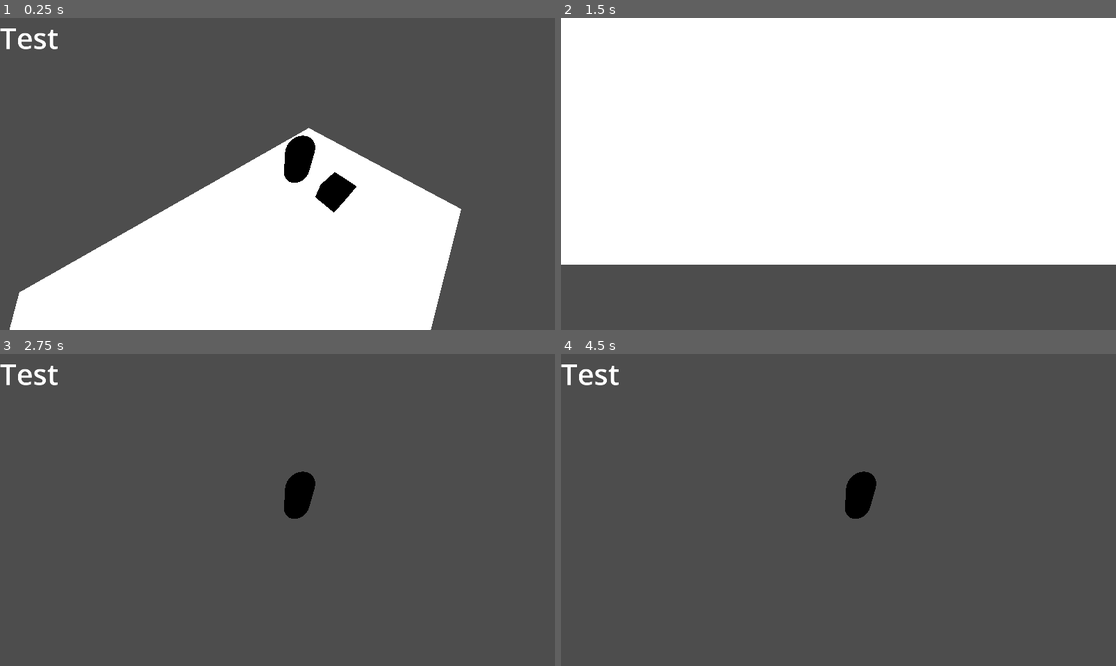
Above: before the commit, frames 1-4 (two rows, left to right).
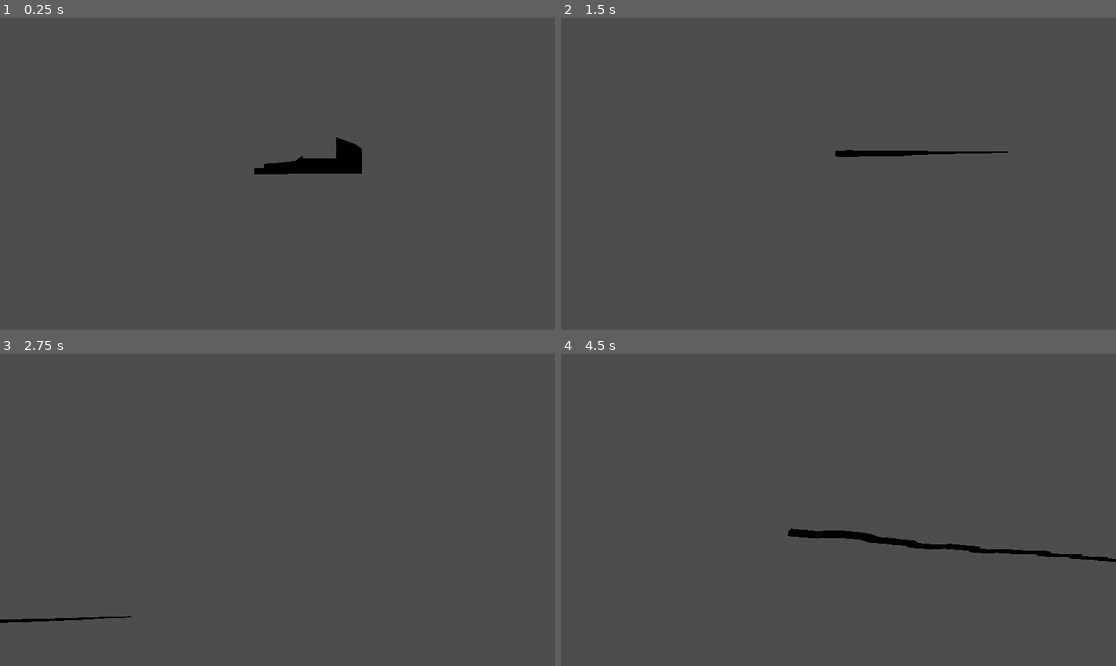
Above: after the commit, the same moments.

Repository: TomasKynicky/wetTag
Game: Godot game, scene res://master.tscn
The game is run twice, just before and just after one commit, with the same random seed, the same clock (stepped at 60 frames per second) and the same inputs. Before the commit the project starts from res://main.tscn.
Inputs (mouse positions are in pixels of both pictures, inside the frame that each line leads up to):
- Up to frame 1 (0.25 s): no input
- Up to frame 2 (1.5 s): tap Enter (ui_accept) at 0.5, 0.77 s; move the mouse to (960, 158) at 0.52 s; hold Right (ui_right) 0.53-1.28 s; tap C (crouch) at 0.6 s; move the mouse to (727, 189) at 1.27 s; hold Down (ui_down) from 1.28 s (still down); tap Shift (sprint) at 1.35 s
- Up to frame 3 (2.75 s): tap Enter (ui_accept) at 1.52 s; move the mouse to (333, 441) at 2.02 s; release Down (ui_down) at 2.03 s; hold Right (ui_right) from 2.03 s (still down); tap C (crouch) at 2.1 s
- Up to frame 4 (4.5 s): tap Enter (ui_accept) at 2.75, 3.02, 3.77, 4.25 s; move the mouse to (810, 572) at 2.77 s; release Right (ui_right) at 2.78 s; hold Up (ui_up) 2.78-3.53 s; tap Shift (sprint) at 2.85, 4.35 s; move the mouse to (1005, 556) at 3.52 s; hold Left (ui_left) from 3.53 s (still down); tap C (crouch) at 3.6 s; tap Escape at 4.15 s; move the mouse to (672, 463) at 4.27 s

The runs differ from the first frame. In frame 1, 33% of the frame differs, in the area x 0-84%, y 3-100%; in frame 2, 79%, in the area x 0-100%, y 0-80%; in frame 3, 1.1%; in frame 4, 2.0%.

Commit message:
feat: world gen, add testing camera

Diff:
--- /dev/null
+++ b/camera.gd
@@ -0,0 +1,38 @@
+extends Camera3D
+
+@export var move_speed: float = 100.0
+@export var mouse_sensitivity: float = 0.002
+
+var yaw: float = 0.0
+var pitch: float = 0.0
+
+func _ready() -> void:
+	Input.set_mouse_mode(Input.MOUSE_MODE_CAPTURED)
+
+
+func _unhandled_input(event: InputEvent) -> void:
+	if event is InputEventMouseMotion:
+		yaw   -= event.relative.x * mouse_sensitivity
+		pitch -= event.relative.y * mouse_sensitivity
+		pitch = clamp(pitch, deg_to_rad(-80), deg_to_rad(80))
+		rotation = Vector3(pitch, yaw, 0.0)
+
+	if event is InputEventKey and event.pressed and event.keycode == KEY_ESCAPE:
+		Input.set_mouse_mode(Input.MOUSE_MODE_VISIBLE)
+
+
+func _process(delta: float) -> void:
+	var dir := Vector3.ZERO
+
+	if Input.is_action_pressed("ui_up"):
+		dir -= transform.basis.z   # dopředu
+	if Input.is_action_pressed("ui_down"):
+		dir += transform.basis.z   # dozadu
+	if Input.is_action_pressed("ui_left"):
+		dir -= transform.basis.x   # doleva
+	if Input.is_action_pressed("ui_right"):
+		dir += transform.basis.x   # doprava
+
+	if dir != Vector3.ZERO:
+		dir = dir.normalized()
+		global_position += dir * move_speed * delta
--- a/main.tscn
+++ /dev/null
@@ -1,25 +0,0 @@
-[gd_scene load_steps=5 format=3 uid="uid://do1jtyju3acoh"]
-
-[ext_resource type="Script" uid="uid://jscuy4dkq05f" path="res://scripts/mapGenerator.gd" id="1_h2yge"]
-[ext_resource type="PackedScene" uid="uid://b6f7va1v3irup" path="res://player/player.tscn" id="2_1bvp3"]
-[ext_resource type="ArrayMesh" uid="uid://cihepsvxknrtc" path="res://models/cube.obj" id="3_lquwl"]
-
-[sub_resource type="StandardMaterial3D" id="StandardMaterial3D_h2yge"]
-emission_enabled = true
-emission = Color(1, 1, 1, 1)
-
-[node name="Main" type="Node3D"]
-script = ExtResource("1_h2yge")
-
-[node name="CSGBox3D" type="CSGBox3D" parent="."]
-transform = Transform3D(1, 0, 0, 0, 1, 0, 0, 0, 1, 0.3013482, -0.16974121, -0.19366455)
-use_collision = true
-size = Vector3(16.916992, 0.3388672, 27.055054)
-material = SubResource("StandardMaterial3D_h2yge")
-
-[node name="CharacterBody3D" parent="." instance=ExtResource("2_1bvp3")]
-transform = Transform3D(1, 0, 0, 0, 1, 0, 0, 0, 1, 0, 5.750959, 0)
-
-[node name="Cube" type="MeshInstance3D" parent="."]
-transform = Transform3D(1, 0, 0, 0, 1, 0, 0, 0, 1, -0.048367023, 0.9996924, 5.8529744)
-mesh = ExtResource("3_lquwl")
--- /dev/null
+++ b/master.tscn
@@ -0,0 +1,10 @@
+[gd_scene load_steps=3 format=3 uid="uid://cd1t7v8bveg51"]
+
+[ext_resource type="Script" uid="uid://jscuy4dkq05f" path="res://scripts/mapGenerator.gd" id="1_te040"]
+[ext_resource type="Script" uid="uid://er7cy3o66as7" path="res://camera.gd" id="2_s35ub"]
+
+[node name="Master" type="Node3D"]
+script = ExtResource("1_te040")
+
+[node name="Camera3D" type="Camera3D" parent="."]
+script = ExtResource("2_s35ub")
--- a/player/player.tscn
+++ b/player/player.tscn
@@ -1,20 +1,22 @@
-[gd_scene load_steps=3 format=3 uid="uid://b6f7va1v3irup"]
+[gd_scene load_steps=4 format=3 uid="uid://bgubxun78jkik"]
 
 [ext_resource type="Script" uid="uid://c003i8seevg4p" path="res://player/player.gd" id="1_ulp21"]
 
-[sub_resource type="CapsuleMesh" id="CapsuleMesh_oul6g"]
+[sub_resource type="CapsuleShape3D" id="CapsuleShape3D_ulp21"]
+
+[sub_resource type="CapsuleMesh" id="CapsuleMesh_3c3w1"]
 
 [node name="Player" type="CharacterBody3D"]
 transform = Transform3D(0.99892, 0, -0.046461537, 0, 1, 0, 0.046461537, 0, 0.99892, 0, 0, 0)
 script = ExtResource("1_ulp21")
 
+[node name="CollisionShape3D" type="CollisionShape3D" parent="."]
+shape = SubResource("CapsuleShape3D_ulp21")
+
 [node name="CSGMesh3D" type="CSGMesh3D" parent="."]
-transform = Transform3D(0.5333792, 0, -3.7252903e-09, 0, 0.60013545, 0, 0, 0, 0.6771936, 0, 3.135471, 0)
+transform = Transform3D(1.179298, 0, -1.4901161e-08, 0, 0.9447061, 0, 1.1175871e-08, 0, 1.0332037, 0, -0.029169798, 0)
 use_collision = true
-mesh = SubResource("CapsuleMesh_oul6g")
-
-[node name="Skeleton3D" type="Skeleton3D" parent="."]
-transform = Transform3D(0.5333792, 0, 0, 0, 0.60013545, 0, 0, 0, 0.6771935, 0, 3.135471, 0)
+mesh = SubResource("CapsuleMesh_3c3w1")
 
 [node name="Camera3D" type="Camera3D" parent="."]
 transform = Transform3D(-0.6646046, 0.5785067, -0.47289592, 0, 0.6328948, 0.7742378, 0.7471952, 0.514562, -0.4206248, -1.231181, 5.211845, -1.7123455)
--- a/project.godot
+++ b/project.godot
@@ -10,7 +10,7 @@
 
 [application]
 
-run/main_scene="uid://do1jtyju3acoh"
+run/main_scene="uid://cd1t7v8bveg51"
 config/features=PackedStringArray("4.5")
 
 [display]
--- a/scripts/mapGenerator.gd
+++ b/scripts/mapGenerator.gd
@@ -1,4 +1,4 @@
-extends Node
+extends Node3D
 
 var items := [
 	["res://tiles/tilesScenes/turnLeft.tscn", 10],
@@ -6,24 +6,88 @@
 	["res://tiles/tilesScenes/turnRight.tscn", 30],
 ]
 
-var chosedTiles: Array = []
+@export var tiles_to_spawn: int = 10
+
+var last_exit_pos: Vector3 = Vector3.ZERO
+var has_last_exit: bool = false
 
 func _ready() -> void:
 	randomize()
-	for _i in range(10):
-		var picked := chooseTile(items)
-		chosedTiles.append(picked)
-		print(picked)
+	for i in range(tiles_to_spawn):
+		var path := choose_tile(items)
+		spawn_and_snap(path)
 
-func chooseTile(items: Array) -> String:
+func choose_tile(pool: Array) -> String:
 	var total := 0.0
-	for item in items:
+	for item in pool:
 		total += float(item[1])
 
-	var randValue := randf() * total
-	var runningSum := 0.0
-	for item in items:
-		runningSum += float(item[1])
-		if randValue <= runningSum:
+	var rand_value := randf() * total
+	var running := 0.0
+	for item in pool:
+		running += float(item[1])
+		if rand_value <= running:
 			return String(item[0])
-	return String(items[-1][0])
+
+	return String(pool[-1][0])
+
+func spawn_and_snap(path: String) -> void:
+	if path == "" or not ResourceLoader.exists(path):
+		print("Path not found:", path)
+		return
+
+	var res := load(path)
+	if not (res is PackedScene):
+		print("Resource is not PackedScene:", res)
+		return
+
+	var inst := (res as PackedScene).instantiate()
+	if not (inst is Node3D):
+		print("Instance is not Node3D:", inst)
+		return
+
+	var n3d := inst as Node3D
+	add_child(n3d)
+
+	var entry := n3d.get_node_or_null("Entry") as Node3D
+	if entry == null:
+		entry = n3d.find_child("Entry", true, false) as Node3D
+	var exit := n3d.get_node_or_null("Exit") as Node3D
+	if exit == null:
+		exit = n3d.find_child("Exit", true, false) as Node3D
+
+	print("Entry node:", entry, "Exit node:", exit)
+	if entry != null:
+		print("Entry local:", entry.position, "Entry global:", entry.global_position)
+	if exit != null:
+		print("Exit  local:", exit.position, "Exit  global:", exit.global_position)
+
+	print("Before snap: has_last_exit:", has_last_exit, "last_exit_pos:", last_exit_pos)
+
+	if entry == null:
+		if has_last_exit:
+			var offset_no_entry := last_exit_pos - n3d.global_position
+			print("No Entry, using last_exit_pos, offset:", offset_no_entry)
+			n3d.global_position += offset_no_entry
+		else:
+			print("No Entry and no last_exit_pos, snapping to generator position")
+			n3d.global_position = global_position
+	else:
+		var target_entry_pos: Vector3
+		if has_last_exit:
+			target_entry_pos = last_exit_pos
+		else:
+			target_entry_pos = global_position
+		var current_entry_global: Vector3 = entry.global_position
+		var offset: Vector3 = target_entry_pos - current_entry_global
+		print("Target_entry_pos:", target_entry_pos, "current_entry_global:", current_entry_global, "offset:", offset)
+		n3d.global_position += offset
+
+	print("After snap: tile global_position:", n3d.global_position)
+
+	if exit != null:
+		last_exit_pos = exit.global_position
+		has_last_exit = true
+		print("Updated last_exit_pos to:", last_exit_pos)
+	else:
+		print("No Exit, last_exit_pos unchanged:", last_exit_pos)
--- /dev/null
+++ b/tiles/tileLenghtSetter.gd
@@ -0,0 +1,15 @@
+extends Node3D
+
+func _ready() -> void:
+	var entry := get_node_or_null("Entry") as Node3D
+	if entry == null:
+		entry = find_child("Entry", true, false) as Node3D
+	var exit := get_node_or_null("Exit") as Node3D
+	if exit == null:
+		exit = find_child("Exit", true, false) as Node3D
+
+	print("[TILE]", name, "ready. entry:", entry, "exit:", exit)
+	if entry != null:
+		print("[TILE]", name, "entry.local:", entry.position, "entry.global:", entry.global_position)
+	if exit != null:
+		print("[TILE]", name, "exit.local:", exit.position, "exit.global:", exit.global_position)
--- a/tiles/tilesScenes/straightPathTile.tscn
+++ b/tiles/tilesScenes/straightPathTile.tscn
@@ -1,9 +1,19 @@
-[gd_scene load_steps=2 format=3 uid="uid://crxsv3701lr2x"]
+[gd_scene load_steps=3 format=3 uid="uid://crxsv3701lr2x"]
 
 [ext_resource type="ArrayMesh" uid="uid://bjpsqd7i45wkk" path="res://tiles/tilesModels/placeholdersStraightWay.obj" id="1_1c16v"]
+[ext_resource type="Script" uid="uid://hnkilkrg6ha" path="res://tiles/tileLenghtSetter.gd" id="1_5bbb8"]
 
 [node name="straightPathTile" type="Node3D"]
+transform = Transform3D(0.1, 0, 0, 0, 0.1, 0, 0, 0, 0.1, 0, 0, 0)
+script = ExtResource("1_5bbb8")
 
 [node name="CSGMesh3D" type="CSGMesh3D" parent="."]
+transform = Transform3D(1, 0, 0, 0, 1, 0, 0, 0, 1, 0, 1.9369717, 0)
 use_collision = true
 mesh = ExtResource("1_1c16v")
+
+[node name="Entry" type="Node3D" parent="."]
+transform = Transform3D(1, 0, 0, 0, 1, 0, 0, 0, 1, 0, 0, 375.8625)
+
+[node name="Exit" type="Node3D" parent="."]
+transform = Transform3D(1, 0, 0, 0, 1, 0, 0, 0, 1, 0, 0, -267.3891)
--- a/tiles/tilesScenes/turnLeft.tscn
+++ b/tiles/tilesScenes/turnLeft.tscn
@@ -1,8 +1,17 @@
-[gd_scene load_steps=2 format=3 uid="uid://dqd0o6x6lbpoc"]
+[gd_scene load_steps=3 format=3 uid="uid://dqd0o6x6lbpoc"]
 
+[ext_resource type="Script" uid="uid://hnkilkrg6ha" path="res://tiles/tileLenghtSetter.gd" id="1_5rc3x"]
 [ext_resource type="ArrayMesh" uid="uid://8pw7u2qef4in" path="res://tiles/tilesModels/placeholdersTurnLeft.obj" id="1_pvp6d"]
 
 [node name="turnLeft" type="Node3D"]
+script = ExtResource("1_5rc3x")
 
 [node name="CSGMesh3D" type="CSGMesh3D" parent="."]
+transform = Transform3D(0.1, 0, 0, 0, 0.1, 0, 0, 0, 0.1, 0, 2.8478928, 0)
 mesh = ExtResource("1_pvp6d")
+
+[node name="Entry" type="Node3D" parent="."]
+transform = Transform3D(1, 0, 0, 0, 1, 0, 0, 0, 1, 0, 0, 37.59275)
+
+[node name="Exit" type="Node3D" parent="."]
+transform = Transform3D(1, 0, 0, 0, 1, 0, 0, 0, 1, 0, 0, -37.5126)
--- a/tiles/tilesScenes/turnRight.tscn
+++ b/tiles/tilesScenes/turnRight.tscn
@@ -1,8 +1,18 @@
-[gd_scene load_steps=2 format=3 uid="uid://chc7eu2170wvv"]
+[gd_scene load_steps=3 format=3 uid="uid://chc7eu2170wvv"]
 
+[ext_resource type="Script" uid="uid://hnkilkrg6ha" path="res://tiles/tileLenghtSetter.gd" id="1_ifcuv"]
 [ext_resource type="ArrayMesh" uid="uid://byxnmislcpnrd" path="res://tiles/tilesModels/placeholdersTurnRight.obj" id="1_oam1q"]
 
 [node name="turnRight" type="Node3D"]
+transform = Transform3D(0.1, 0, 0, 0, 0.1, 0, 0, 0, 0.1, 0, 0, 0)
+script = ExtResource("1_ifcuv")
 
 [node name="CSGMesh3D" type="CSGMesh3D" parent="."]
 mesh = ExtResource("1_oam1q")
+metadata/_edit_group_ = true
+
+[node name="Entry" type="Node3D" parent="."]
+transform = Transform3D(1, 0, 0, 0, 1, 0, 0, 0, 1, 0, 0, 375.8625)
+
+[node name="Exit" type="Node3D" parent="."]
+transform = Transform3D(1, 0, 0, 0, 1, 0, 0, 0, 1, 0, 0, -376.59702)
Not shown, added: camera.gd.uid
Not shown, added: tiles/tileLenghtSetter.gd.uid
